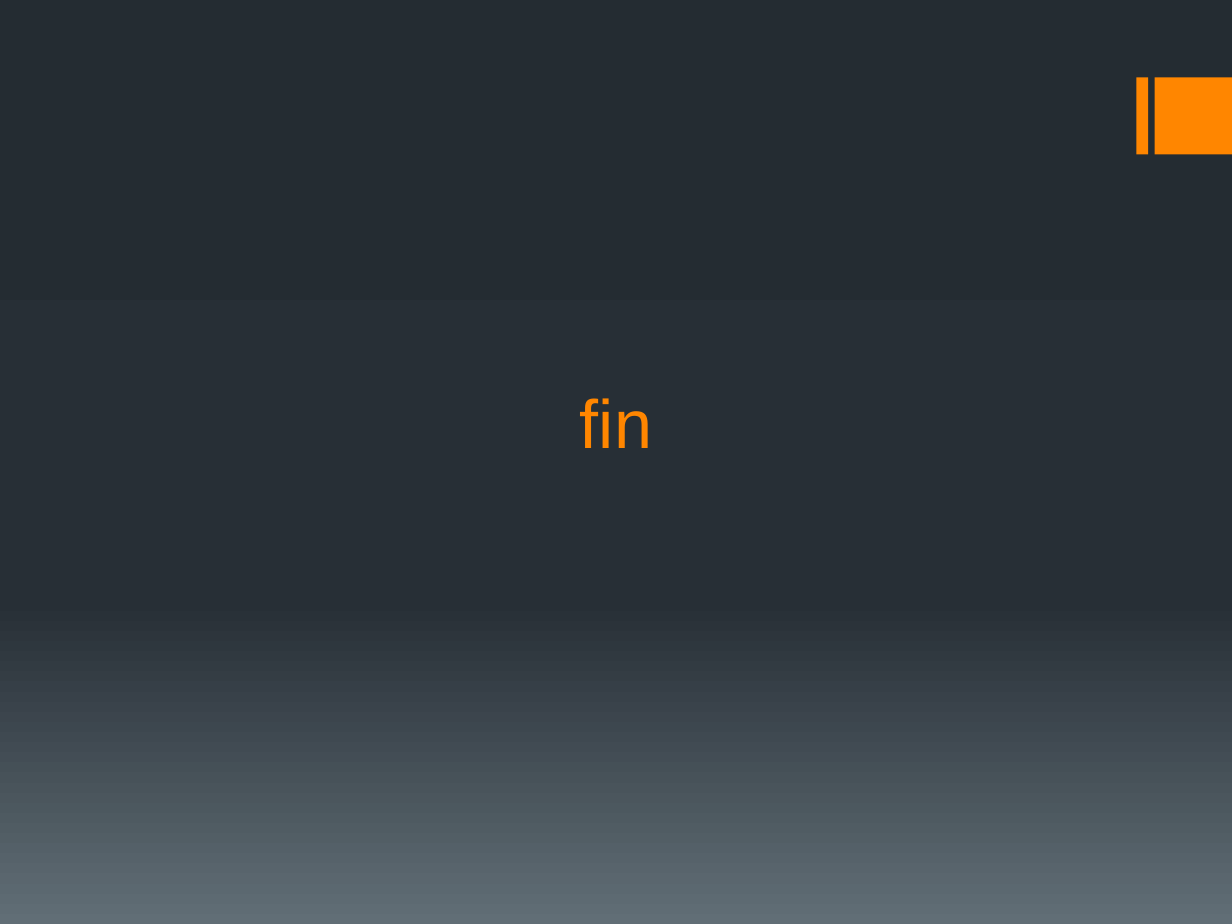
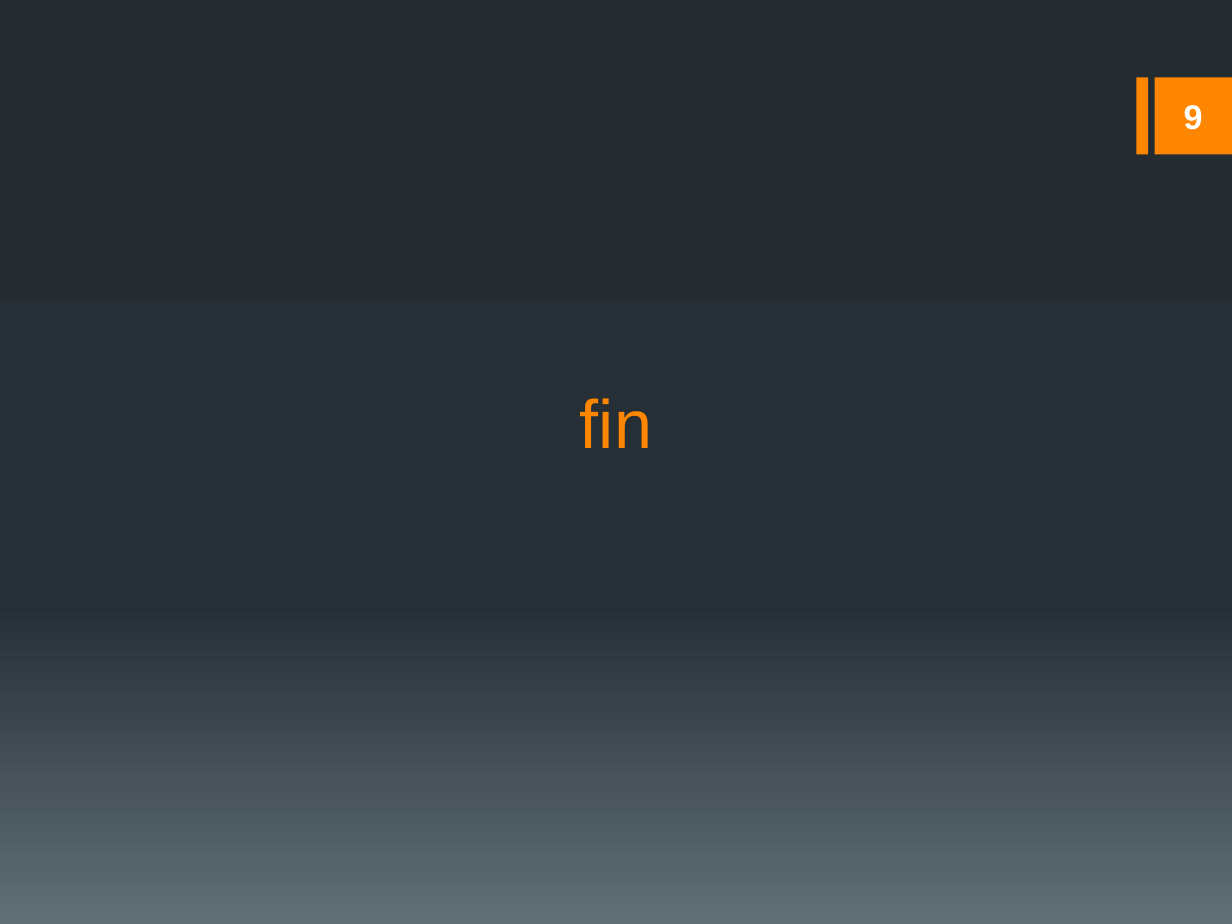
Before and after one commit to rmkane/semrs, a slide deck: slide 9 of MidTerm/Midterm_presentation_SEMRS.pptx. Drawn at 1232x924 pixels with LibreOffice and Linux fonts; fonts in the diff are those of the drawing. Boxes give left, top, right and bottom in pixels: in the first picture for what was removed or moved away, otherwise in the second. Text is boxed around its words. In the diff, an @@ line names an element or a change of style, - is before the commit and + after.

```diff
--- a/MidTerm/Midterm_presentation_SEMRS.pptx
+++ b/MidTerm/Midterm_presentation_SEMRS.pptx
@@ page number added at box(1184, 105, 1203, 130), 20 pt, text #FFFFFF, bold @@
+9
```
Also in this commit, not shown: 8 other slides changed.
